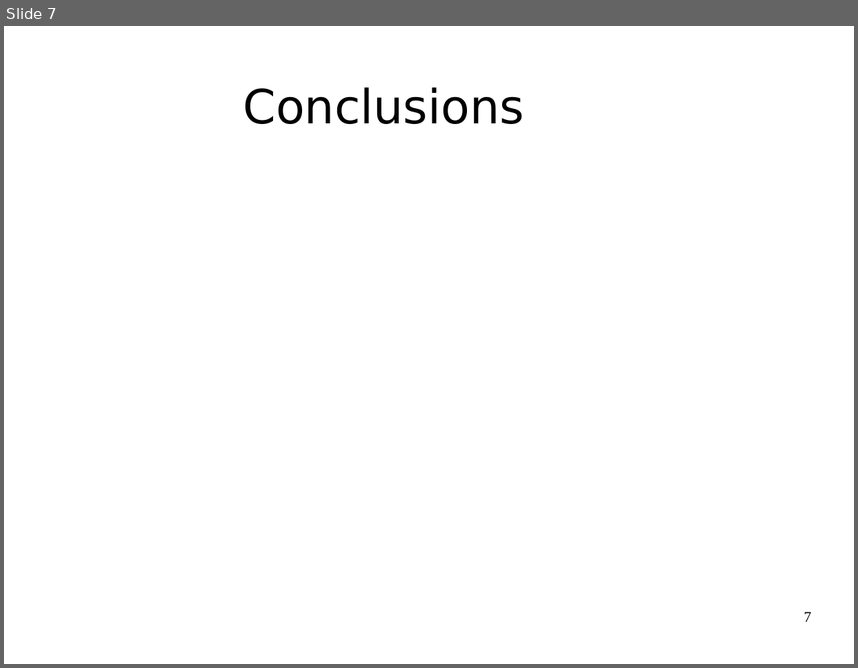
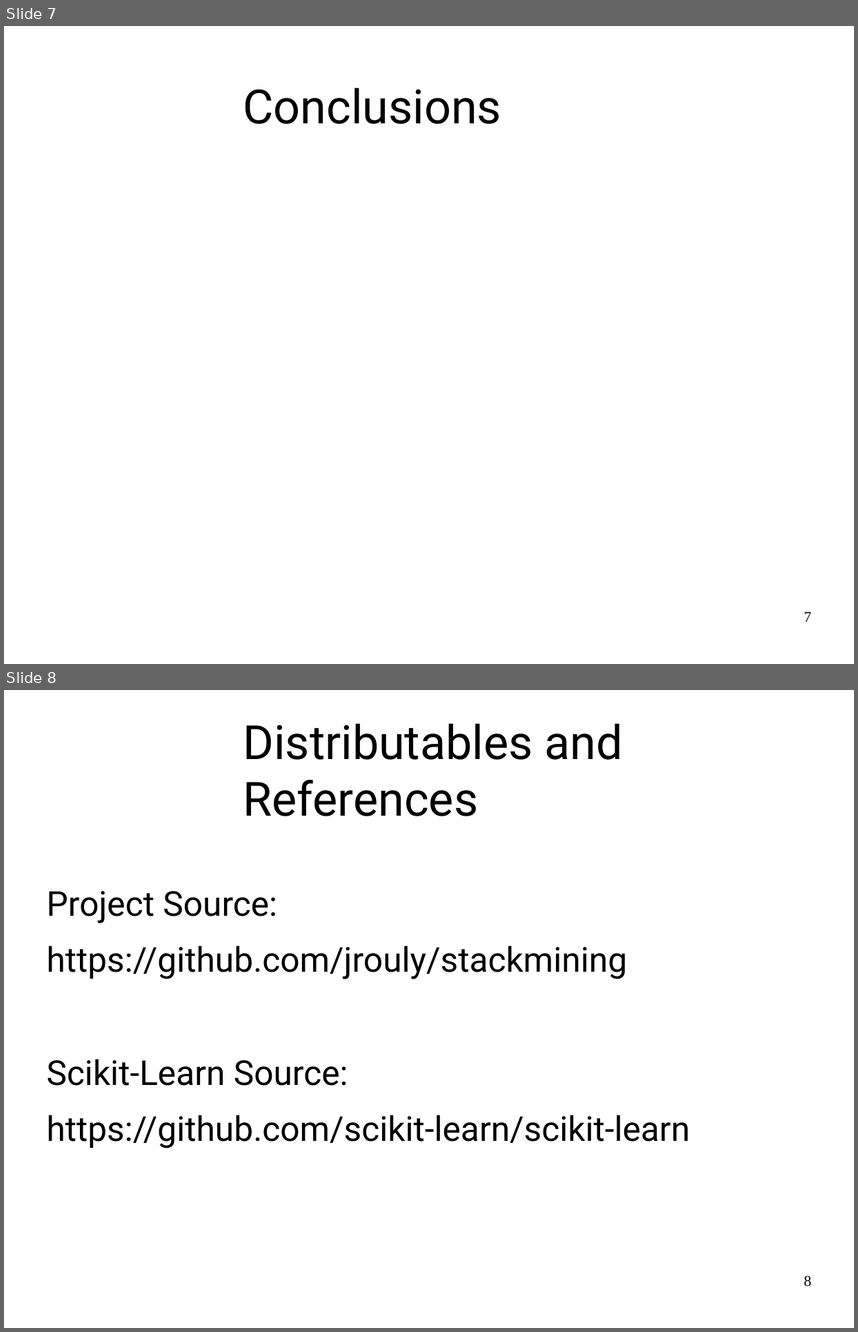
Before and after one commit to jrouly/stackmining, a slide deck: presentation/rouly_wells_presentation.odp. Shown one above the other, each under a label of ours: slide 7 before the commit, slides 7 and 8 after it. The pictures are 858x668 and 858x1332 pixels, drawn with LibreOffice and Linux fonts; fonts in the diff are those of the drawing; background and template pictures are left out. Boxes give left, top, right and bottom in pixels: in the first picture for what was removed or moved away, otherwise in the second. Text is boxed around its words. In the diff, an @@ line names an element or a change of style, - is before the commit and + after.

```diff
--- a/presentation/rouly_wells_presentation.odp
+++ b/presentation/rouly_wells_presentation.odp
@@ slide 8 added at <box>4,690,854,1328</box>, background #FFFFFF @@
@@ title added at <box>243,723,623,816</box>, 44 pt, text #000000 @@
+Distributables and References
@@ text added at <box>47,891,691,1148</box>, 32 pt, text #000000 @@
+Project Source:
+https://github.com/jrouly/stackmining
+Scikit-Learn Source:
+https://github.com/scikit-learn/scikit-learn
@@ page number added at <box>804,1275,811,1286</box>, 14 pt, text #000000 @@
+8
@@ slide 7 changed as well @@
@@ title "Conclusions" at <box>243,87,501,124</box>: font DejaVu Sans to Roboto @@
```
Also in this commit, not shown: 6 other slides changed, 1 slide removed, 1 other file.
